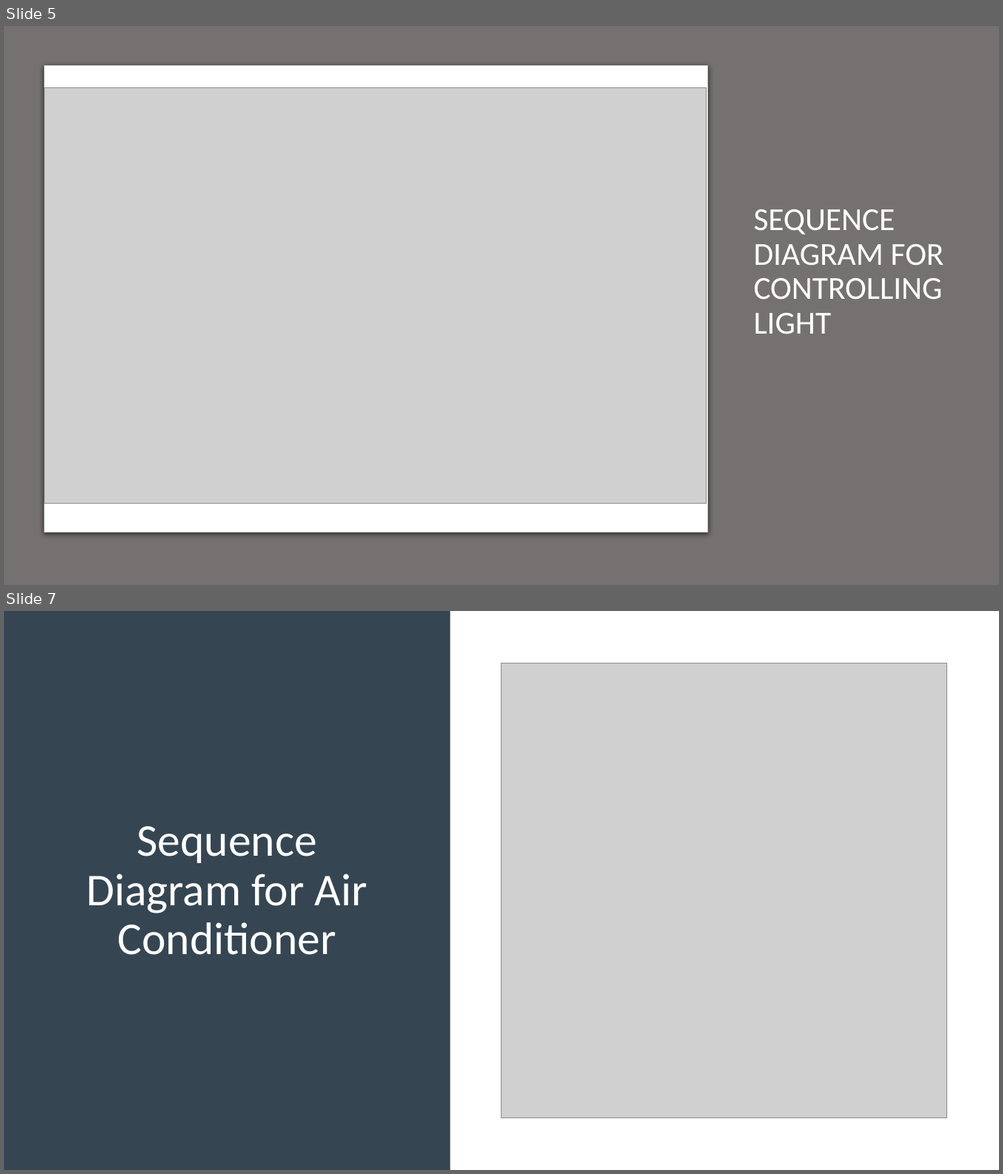
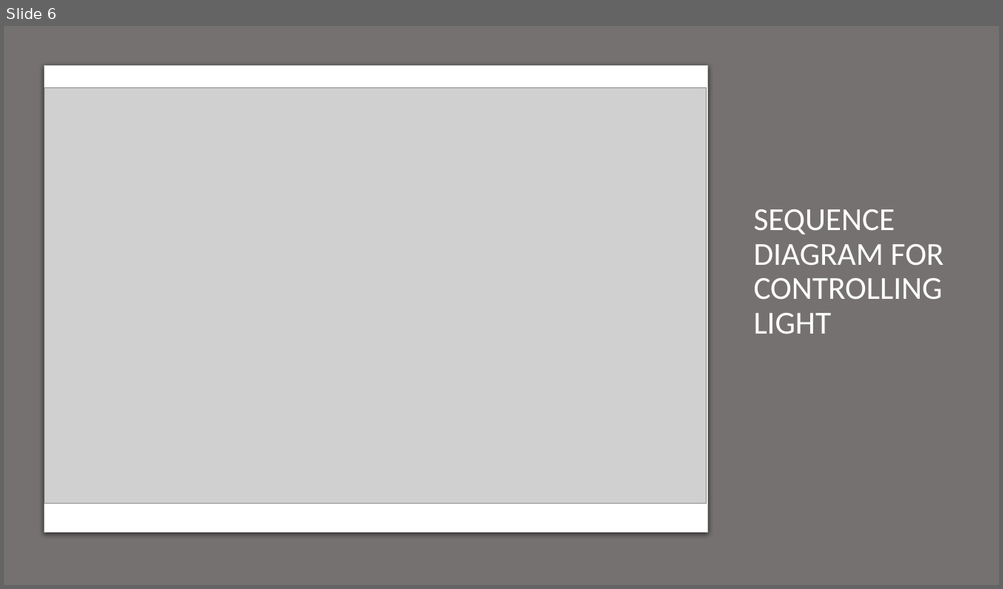
Before and after one commit to Microcontroller-Team-1/winter20-21, a slide deck: Project_Week_7&8/Precise Analysis.pptx. Shown one above the other, each under a label of ours: slides 5 and 7 before the commit, slide 6 after it; the slides between them are not shown. The pictures are 1003x1174 and 1003x589 pixels, drawn with LibreOffice and Linux fonts; fonts in the diff are those of the drawing; grey boxes stand for pictures. Boxes give left, top, right and bottom in pixels: in the first picture for what was removed or moved away, otherwise in the second. Text is boxed around its words. In the diff, an @@ line names an element or a change of style, - is before the commit and + after.

```diff
--- a/Project_Week_7&8/Precise Analysis.pptx
+++ b/Project_Week_7&8/Precise Analysis.pptx
@@ slide 7 removed at box(4, 611, 999, 1170), background #FFFFFF @@
@@ rectangle removed at box(4, 611, 450, 1170) @@
@@ picture removed at box(502, 664, 947, 1119) @@
@@ title removed at box(86, 826, 367, 955) @@
-Sequence Diagram for Air Conditioner
@@ what was slide 5 is now slide 6 @@
```
Also in this commit, not shown: 2 slides changed.
